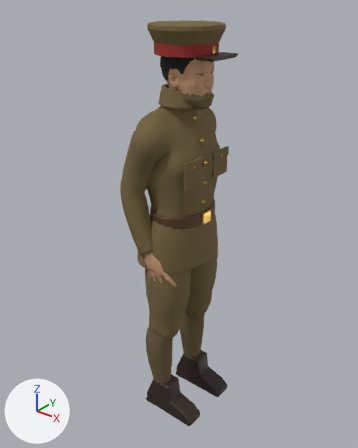
Two versions of the Blender file assets/blender/crew_crew.blend, one commit apart.
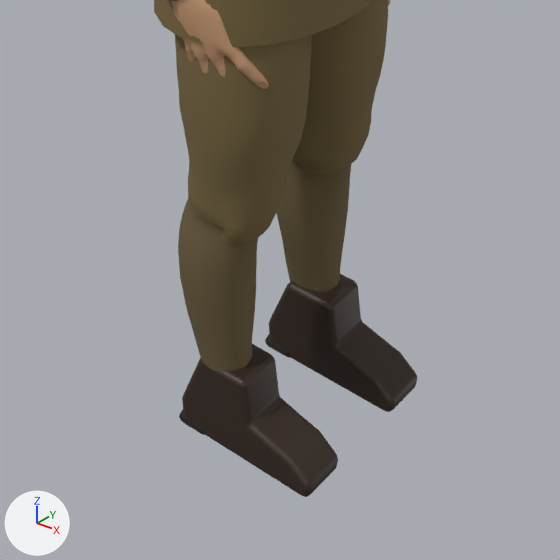
The first picture shows the older version from a 50 mm lens placed at (1.184, -1.47, 1.835), pointed at (-0.001, 0.011, 0.917). The close-ups show the older and then the newer version on the part from 24% to 77% of the width and 57% to 100% of the height of that picture. Only the edits that show in the close-ups are written down. Every picture has the same lights, and +X, +Y and +Z are marked at lower left.

The first close-up shows 'Body'.
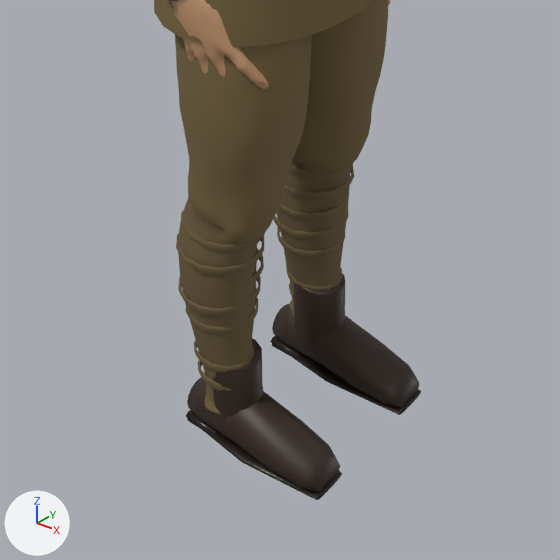
Where the change shows, as pixel boxes (x1, y1, x2, y2) in the close-ups (560 x 560 px):
'Body', reshaped
    before: (154, 0, 417, 497)
    after: (154, 0, 421, 500)
part 1 of me_base, reshaped
    before: (179, 274, 417, 497)
    after: (176, 162, 421, 500)

The change, as a list of edits to the scene's bpy script:
```text
Change me_base:
    used by ob_body; location = (0.0, 0.0, 0.0)
    remove me_base.from_pydata(...)  # 13487 vertices, 13256 faces; spans x -0.15..0.21, y -0.23..0.23, z 0.0..1.72
    add me_base.from_pydata(...)  # 14215 vertices, 13658 faces; spans x -0.15..0.21, y -0.23..0.23, z 0.0..1.72
    me_base part 1: 34 vertices moved from x -0.07..0.2, y -0.16..0.16, z 0.0..0.16 to x -0.07..0.21, y -0.16..0.16, z 0.0..0.26; 256 vertices removed from x -0.08..0.2, y -0.16..0.16, z 0.0..0.17; 1004 vertices added at x -0.08..0.21, y -0.18..0.18, z 0.0..0.43
    other edits to the shape of me_base do not show in these pictures
```
